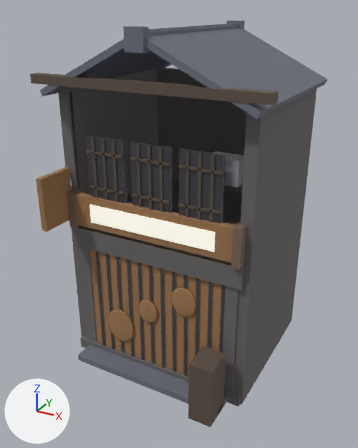
A saved change to the glTF model prop_shop_haikyo.glb.
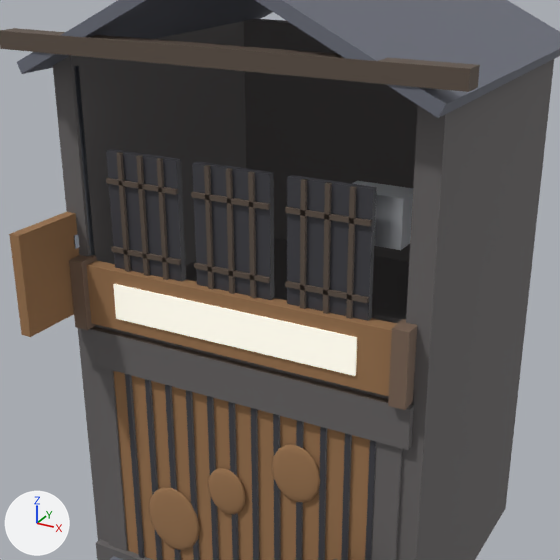
Each version is shown whole from a camera (50 mm lens) standing at (3.88, -10.36, 6.15) and looking at (-0.06, -3.2, 2.57), then close up on the part from 9% to 89% of the width and 13% to 77% of the height. The lights are fixed; the arrows at lower left show +X, +Y and +Z. The older version's two pictures come first. Vertices at exactly the same position are counted once.

The scene before the commit, as lines of its bpy script (objects in view):
```python
me_立方体_331 = bpy.data.meshes.new('立方体.331')
me_立方体_331.from_pydata(...)  # 838 vertices, 1428 faces; spans x -1.95..1.95, y -4.9..-1.05, z 0.0..5.9
me_立方体_331.materials.append(mat_walld)  # dark grey #696565
me_立方体_331.materials.append(mat_sumi)  # dark grey #3f3f45
me_立方体_331.materials.append(mat_rust)  # brown #9e7650
me_立方体_331.materials.append(mat_white)  # white #ecebe7
me_立方体_331.materials.append(mat_tile)  # grey #6c6f7c
me_立方体_331.materials.append(mat_metal)  # grey #65696f
me_立方体_331.materials.append(mat_silver)  # light grey #cbced4
me_立方体_331.materials.append(mat_wood2)  # brown #7c6555
me_立方体_331.materials.append(mat_wood)  # brown #5d5045
me_立方体_331.materials.append(mat_washi)  # white #efebde, glowing grey #afaca3
# before: 542 (1.5, -4.15, 2.67), 543 (1.5, -4.15, 3.22), 544 (1.5, -4.29, 2.67), 545 (1.5, -4.29, 3.22), 546 (-1.5, -4.15, 2.67)
# before: 547 (-1.5, -4.15, 3.22), 548 (-1.5, -4.29, 2.67), 549 (-1.5, -4.29, 3.22)
ob_shop_haikyo = bpy.data.objects.new('shop_haikyo', me_立方体_331)
ob_shop_haikyo.location = (0.0, 0.0, 0.0)
```
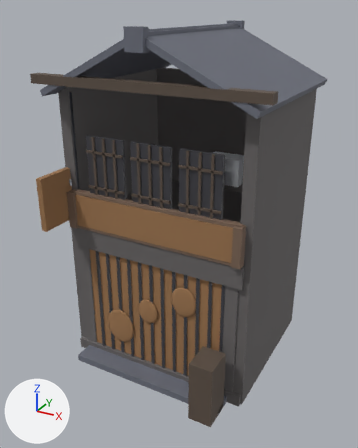
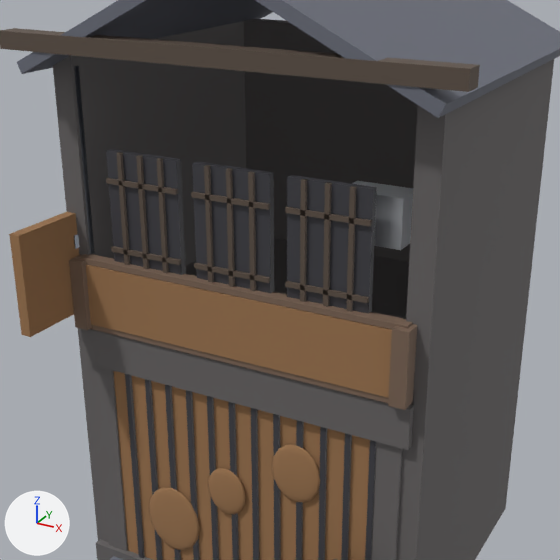
What differs and where, as boxes [x1, y1, x2, y2] in the close-ups (560 x 560 px; the box of a moved part takes in the faces that stretch with it):
part 1 of me_立方体_331, added (mostly hidden): after [91, 325, 388, 403]
part 2 of me_立方体_331, added: after [77, 254, 412, 329]
part 3 of me_立方体_331, deleted: before [113, 284, 357, 376]
part 4 of me_立方体_331, moved or reshaped: before [86, 261, 397, 396]; after [86, 265, 392, 397]

The change, as a list of edits to the scene's bpy script:
```text
Change me_立方体_331:
    used by ob_shop_haikyo; location = (0.0, 0.0, 0.0)
    verts and faces of me_立方体_331; kept vertices keep their numbers, new ones are numbered from 838
    remove me_立方体_331.from_pydata(...)  # 838 vertices, 1428 faces; spans x -1.95..1.95, y -4.9..-1.05, z 0.0..5.9
    add me_立方体_331.from_pydata(...)  # 846 vertices, 1440 faces; spans x -1.95..1.95, y -4.9..-1.05, z 0.0..5.9
    me_立方体_331 part 1: a new loose piece, a box spanning x -1.55..1.55, y -4.29..-4.17, z 2.615..2.665, in mat_wood2 (brown #7c6555)
    me_立方体_331 part 2: a new loose piece, a box spanning x -1.55..1.55, y -4.29..-4.17, z 3.235..3.285, in mat_wood2 (brown #7c6555)
    me_立方体_331 part 3: the loose piece of 8 vertices spanning x -1.15..1.15, y -4.31..-4.29, z 2.79..3.11 is deleted
    me_立方体_331 part 4
    add verts[542] = (1.5, -4.14, 2.67)  # moved
    add verts[546] = (-1.5, -4.14, 2.67)  # moved
    add verts[543] = (1.5, -4.14, 3.23)  # moved
    add verts[547] = (-1.5, -4.14, 3.23)  # moved
    add verts[544] = (1.5, -4.3, 2.67)  # moved
    add verts[548] = (-1.5, -4.3, 2.67)  # moved
    add verts[545] = (1.5, -4.3, 3.23)  # moved
    add verts[549] = (-1.5, -4.3, 3.23)  # moved
```
